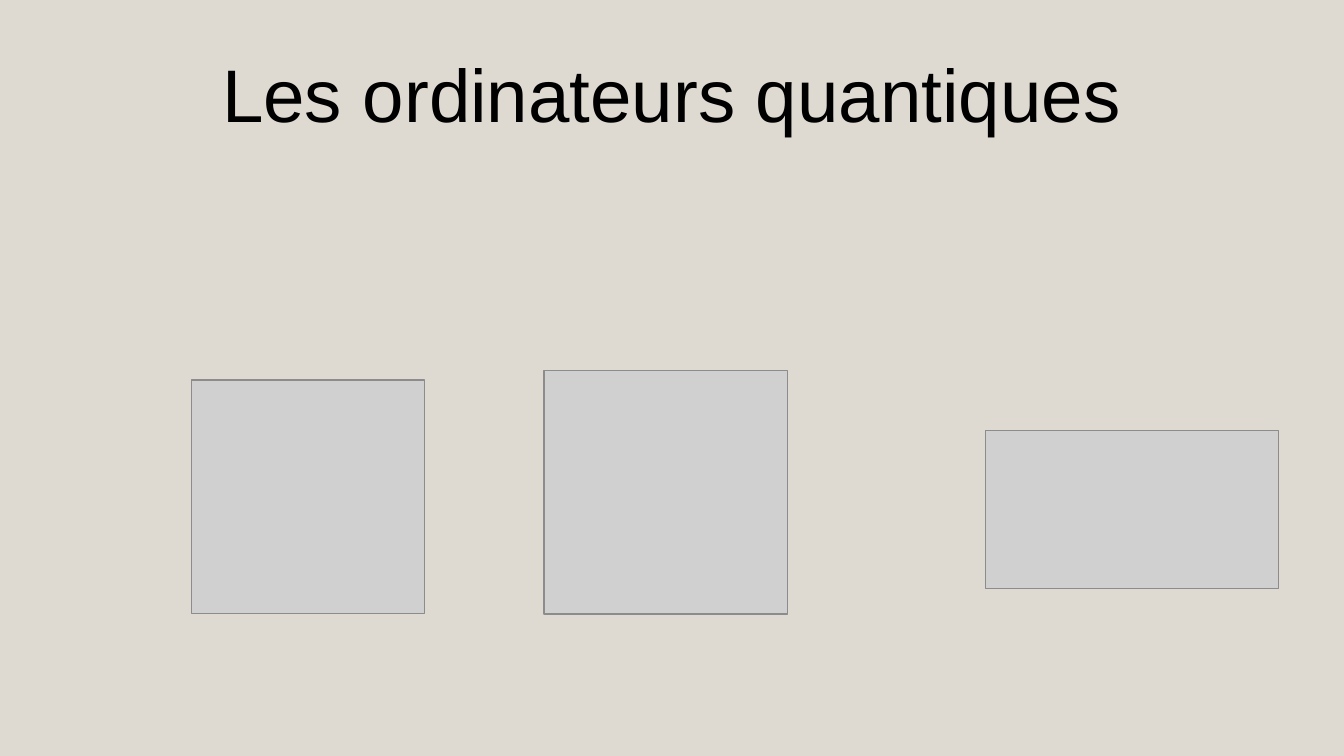
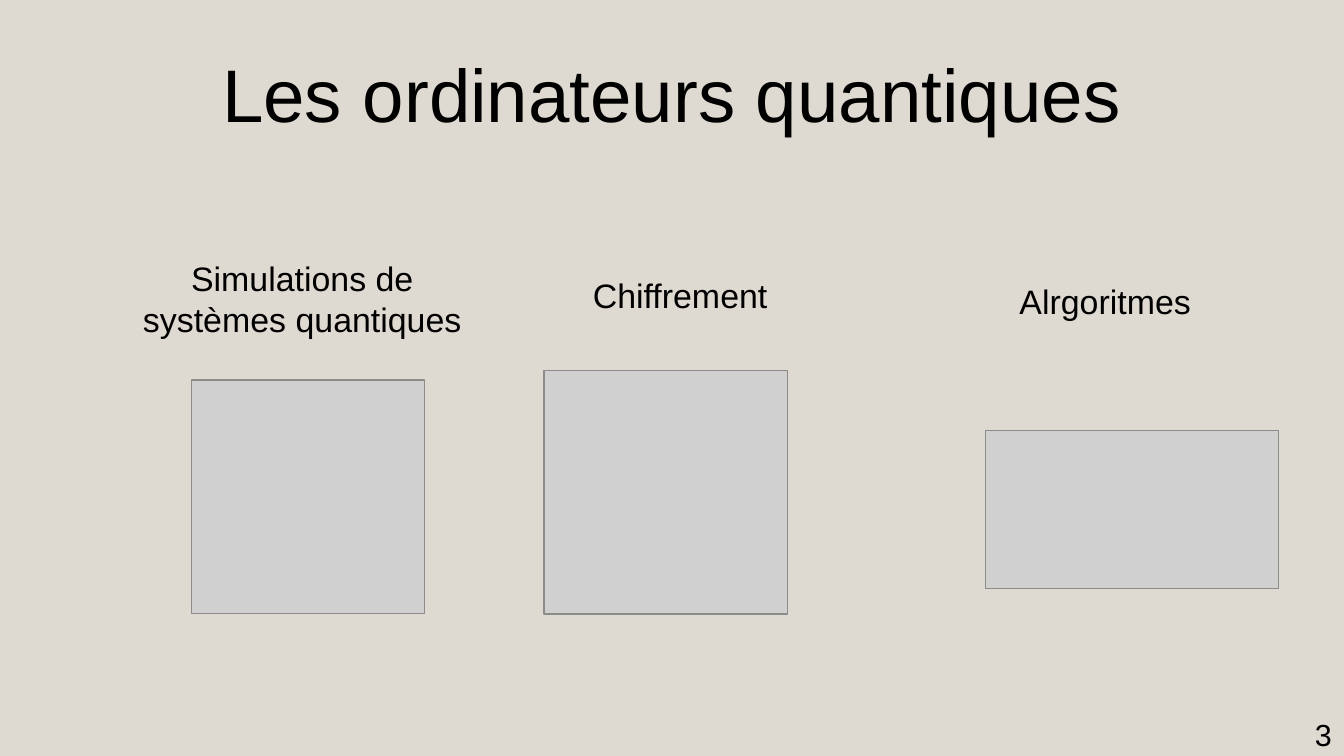
Before and after one commit to AmdaU/presentations, a slide deck: slide 3 of Seminaire/Seminaire.odp. Drawn at 1344x756 pixels with LibreOffice and Linux fonts; fonts in the diff are those of the drawing; grey boxes stand for pictures. Boxes give left, top, right and bottom in pixels: in the first picture for what was removed or moved away, otherwise in the second. Text is boxed around its words. In the diff, an @@ line names an element or a change of style, - is before the commit and + after.

```diff
--- a/Seminaire/Seminaire.odp
+++ b/Seminaire/Seminaire.odp
@@ title added at (143, 266, 462, 338), 20 pt, text #000000 @@
+Simulations de systèmes quantiques
@@ title added at (593, 283, 768, 309), 20 pt, text #000000 @@
+Chiffrement
@@ title added at (1019, 289, 1190, 321), 20 pt, text #000000 @@
+Alrgoritmes
@@ page number added at (1315, 724, 1332, 747), 18 pt, text #000000 @@
+3
```
Also in this commit, not shown: 24 other slides changed, 5 slides added, 3 slides removed, 27 other files.
